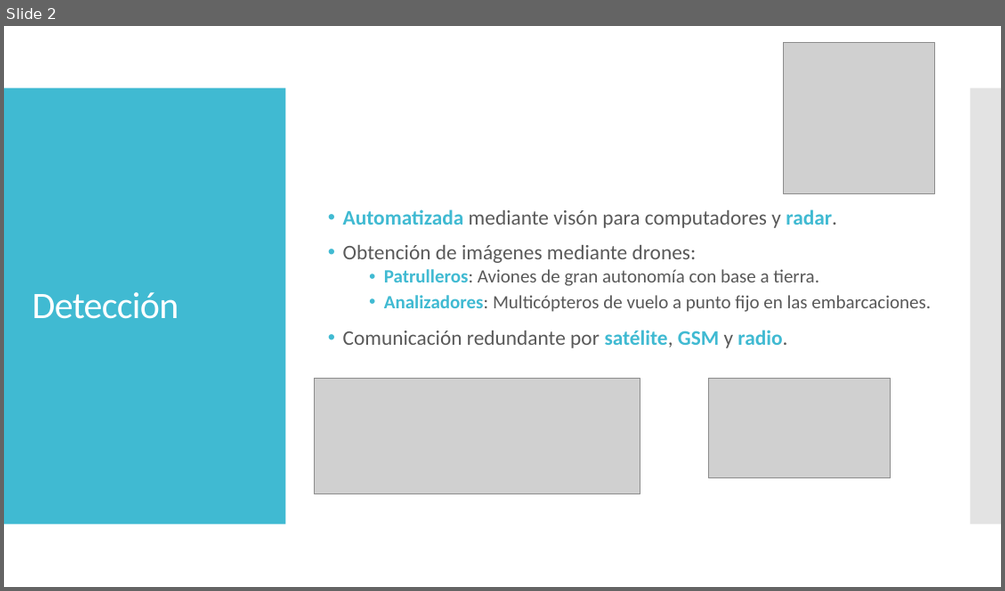
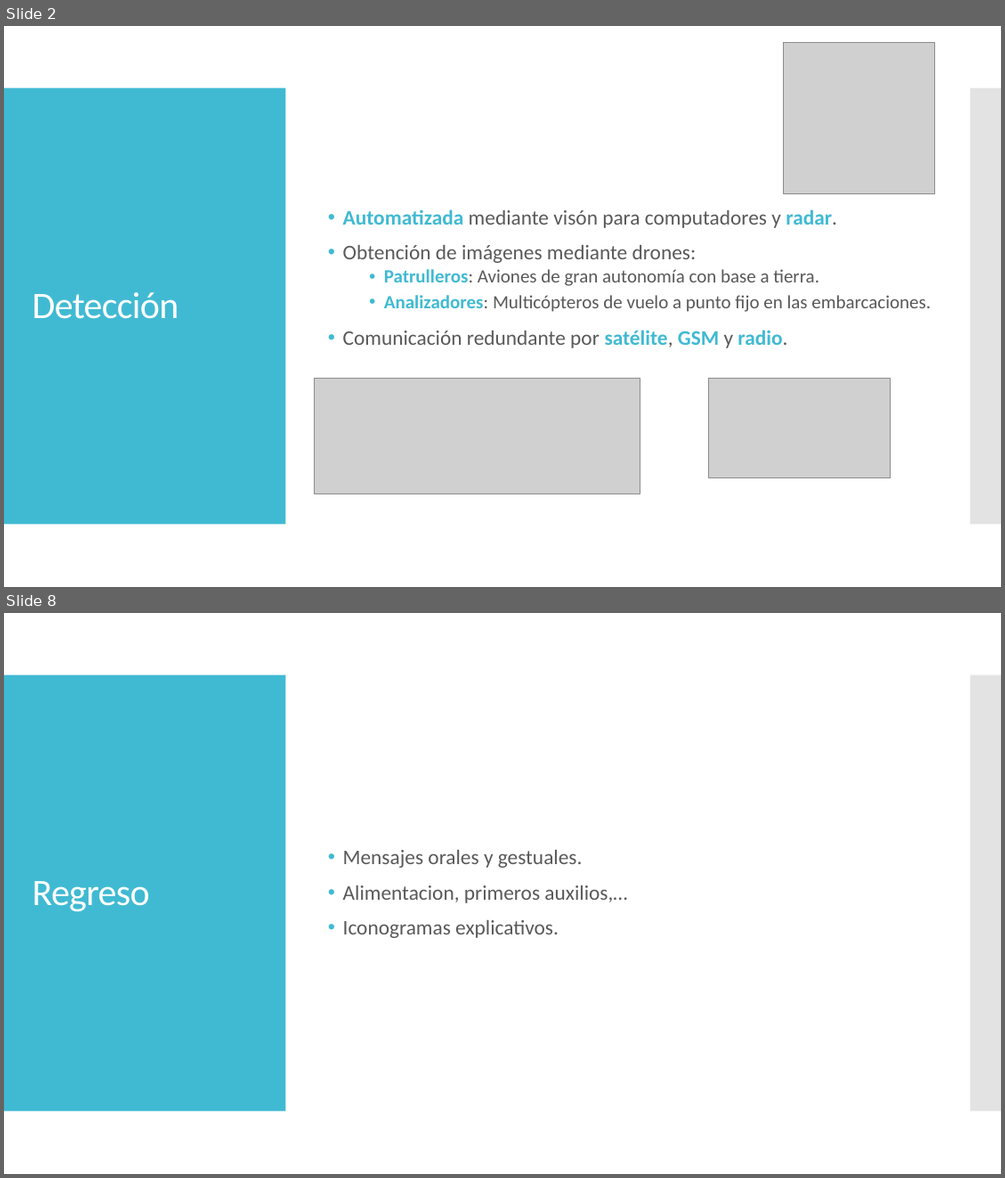
Before and after one commit to jaumecolom/hackeseiaat, a slide deck: PRESENTACION/Presentacion.pptx. Shown one above the other, each under a label of ours: slide 2 before the commit, slides 2 and 8 after it; the slides between them are not shown. The pictures are 1005x591 and 1005x1178 pixels, drawn with LibreOffice and Linux fonts; fonts in the diff are those of the drawing; grey boxes stand for pictures. Boxes give left, top, right and bottom in pixels: in the first picture for what was removed or moved away, otherwise in the second. Text is boxed around its words. In the diff, an @@ line names an element or a change of style, - is before the commit and + after.

```diff
--- a/PRESENTACION/Presentacion.pptx
+++ b/PRESENTACION/Presentacion.pptx
@@ slide 8 added at [4,613,1001,1174], background #FFFFFF; not listed: 2 template elements that a slide beside it also shows @@
@@ text added at [343,850,627,938], 20 pt, text #595959 @@
+• Mensajes orales y gestuales.
+• Alimentacion, primeros auxilios,…
+• Iconogramas explicativos.
@@ title added at [32,881,150,911], 36 pt, text #FFFFFF @@
+Regreso
```
Also in this commit, not shown: 1 slide changed, 5 other slides added, 4 slides removed.
